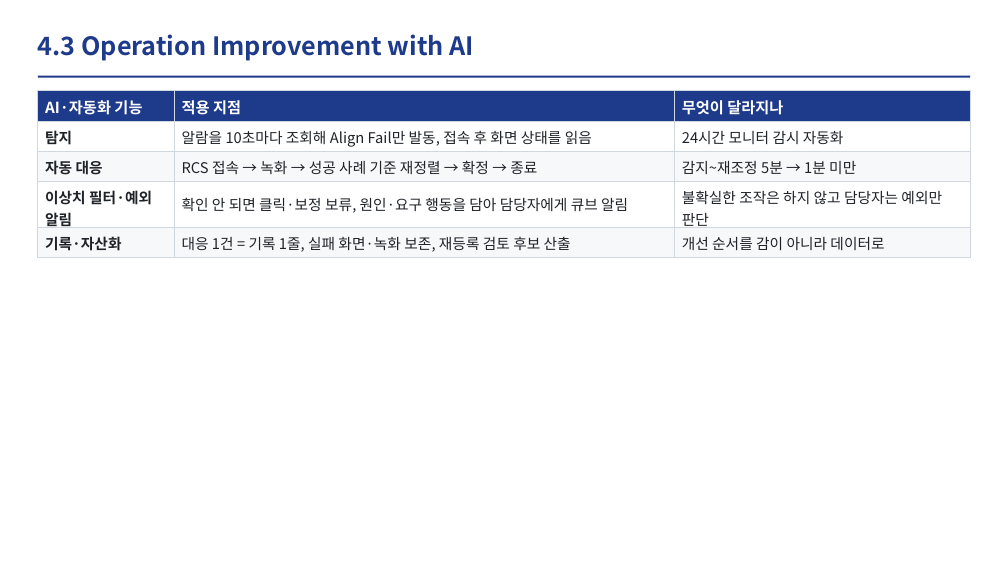
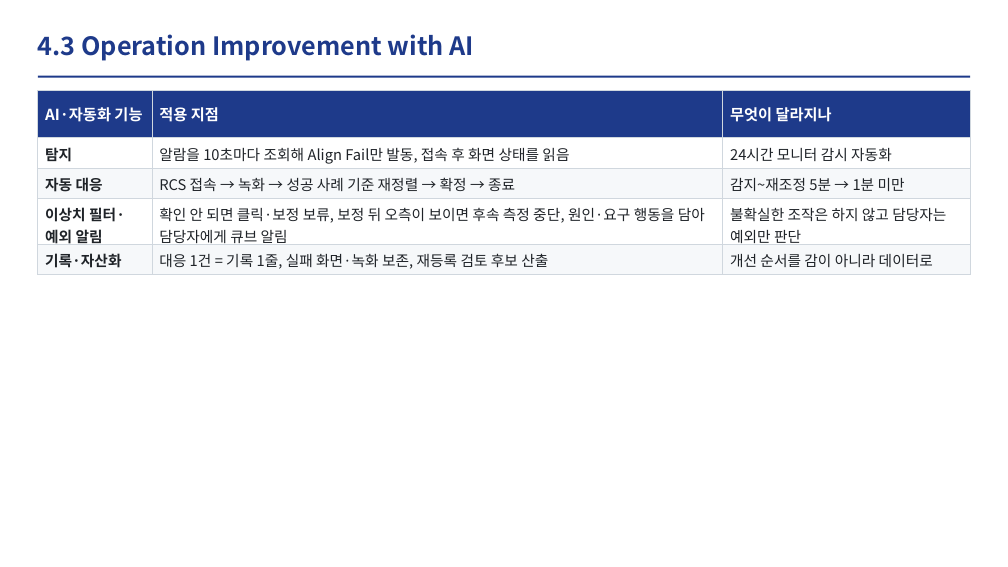
Before and after one commit to DarrenKoi/auto_recipe_creator, a slide deck: slide 10 of docs/project_progress/img/07/07_slides.pptx. Drawn at 1008x567 pixels with LibreOffice and Linux fonts; fonts in the diff are those of the drawing. Boxes give left, top, right and bottom in pixels: in the first picture for what was removed or moved away, otherwise in the second. Text is boxed around its words. In the diff, an @@ line names an element or a change of style, - is before the commit and + after.

```diff
--- a/docs/project_progress/img/07/07_slides.pptx
+++ b/docs/project_progress/img/07/07_slides.pptx
@@ table at box(38, 91, 970, 273) @@
-row 4, column 2: 확인 안 되면 클릭·보정 보류, 원인·요구 행동을 담아 담당자에게 큐브 알림
+row 4, column 2: 확인 안 되면 클릭·보정 보류, 보정 뒤 오측이 보이면 후속 측정 중단, 원인·요구 행동을 담아 담당자에게 큐브 알림
```
Also in this commit, not shown: 1 other slide changed, 2 other files.
